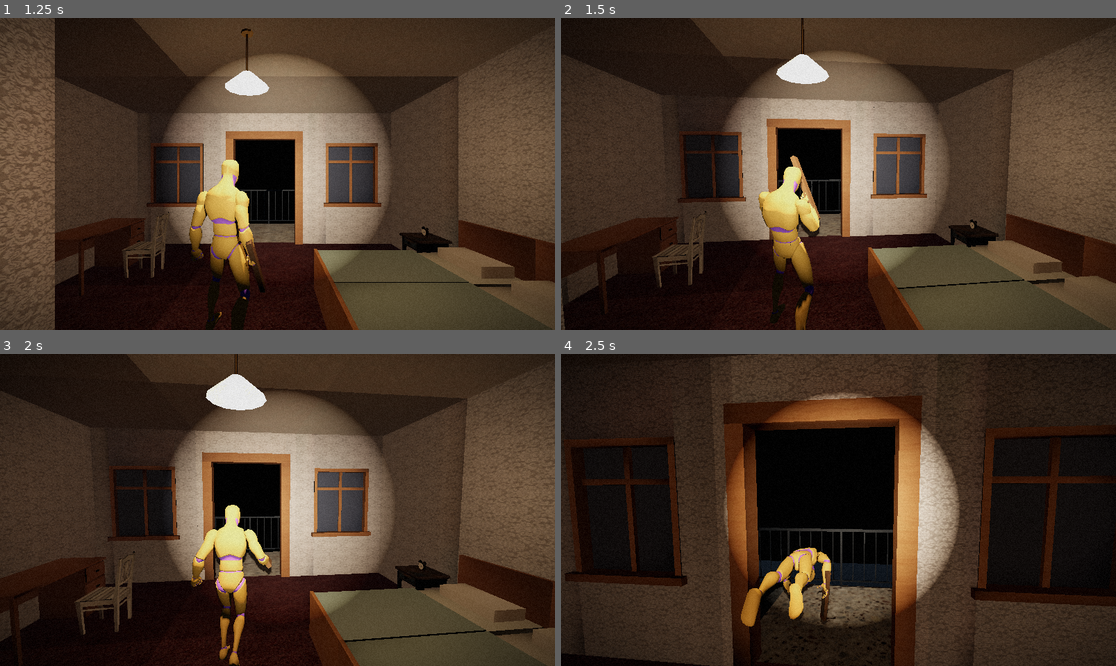
Above: before the commit, frames 1-4 (two rows, left to right).
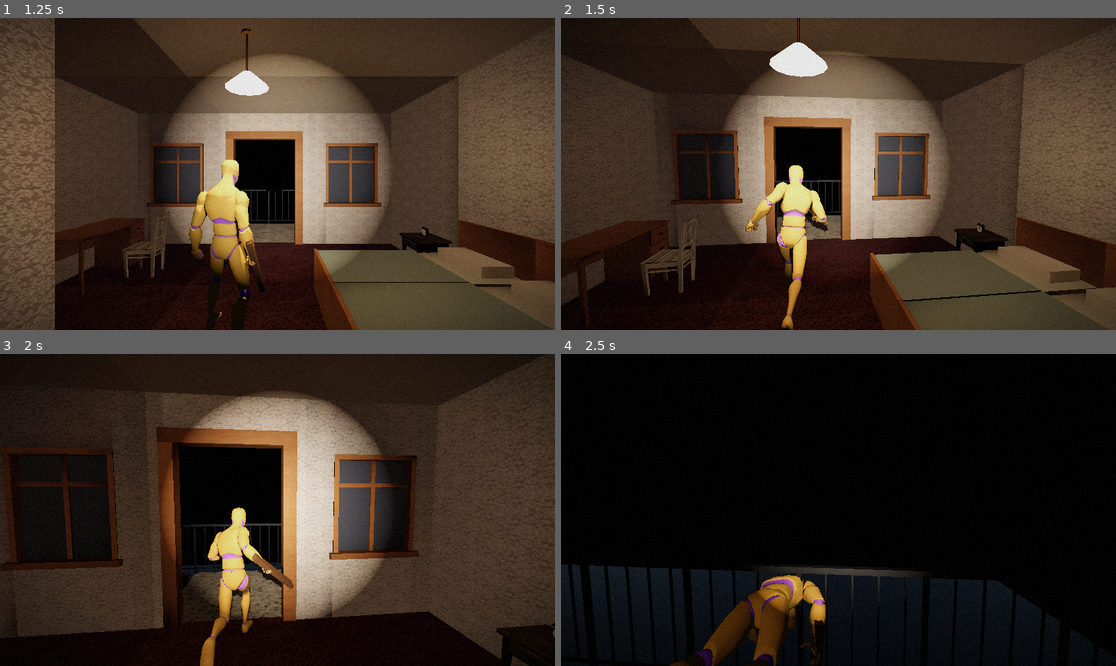
Above: after the commit, the same moments.

Repository: Tarekun/horrorgioco2
Game: Godot game, scene res://scenes/main.tscn
Two runs of this game, one before a commit and one after it. Both use one fixed random seed, a clock stepped at 60 frames per second and the inputs below. Sound files missing from this copy of the repository are replaced by a short silence.
Inputs (mouse positions are in pixels of both pictures, inside the frame that each line leads up to):
- Up to frame 1 (1.25 s): click "New game" at 0.5 s
- Up to frame 2 (1.5 s): tap Enter at 1.25 s; move the mouse to (866, 174) at 1.27 s; hold W (move_forward) from 1.28 s (still down); click (866, 174) at 1.35 s
- Up to frame 3 (2 s): keep holding W (move_forward)
- Up to frame 4 (2.5 s): keep holding W (move_forward); move the mouse to (810, 510) at 2.02 s; tap Space (dodge) at 2.1 s

Frame 1 is identical in both runs. In frame 2, 11% of the frame differs, in the area x 0-100%, y 0-100%; in frame 3, 59%; in frame 4, 68%.

Commit message:
Start the player unarmed (#154)
The player scene no longer holds the plank; the dev levels (combat arena,
test level, graybox) set it as their starting weapon, and tests that need
an armed player give it one.

Co-Authored-By: Claude Opus 5.5 <noreply@anthropic.com>

Diff:
--- a/scenes/levels/combat_test_arena.tscn
+++ b/scenes/levels/combat_test_arena.tscn
@@ -1,6 +1,7 @@
-[gd_scene load_steps=9 format=3]
+[gd_scene load_steps=10 format=3]
 
 [ext_resource type="PackedScene" path="res://scenes/player/player.tscn" id="1"]
+[ext_resource type="Resource" path="res://assets/data/items/wooden_plank.tres" id="starting_weapon"]
 [ext_resource type="PackedScene" path="res://scenes/enemies/training_dummy.tscn" id="2"]
 [ext_resource type="PackedScene" path="res://scenes/enemies/enemy.tscn" id="3"]
 
@@ -39,6 +40,9 @@
 
 [node name="Player" parent="." instance=ExtResource("1")]
 
+[node name="PlayerItems" parent="Player"]
+starting_weapon = ExtResource("starting_weapon")
+
 [node name="TrainingDummy" parent="." instance=ExtResource("2")]
 transform = Transform3D(1, 0, 0, 0, 1, 0, 0, 0, 1, 0, 0, -3)
 
@@ -50,3 +54,5 @@
 
 [node name="Enemy" parent="." instance=ExtResource("3")]
 transform = Transform3D(1, 0, 0, 0, 1, 0, 0, 0, 1, -6, 0, -8)
+
+[editable path="Player"]
--- a/scenes/levels/graybox_level.tscn
+++ b/scenes/levels/graybox_level.tscn
@@ -1,6 +1,7 @@
-[gd_scene load_steps=71 format=3]
+[gd_scene load_steps=72 format=3]
 
 [ext_resource type="PackedScene" path="res://scenes/player/player.tscn" id="1"]
+[ext_resource type="Resource" path="res://assets/data/items/wooden_plank.tres" id="starting_weapon"]
 [ext_resource type="Environment" path="res://assets/data/atmosphere_environment.tres" id="2"]
 [ext_resource type="AudioStream" path="res://assets/audio/ambience_drone.wav" id="3"]
 [ext_resource type="Script" path="res://scripts/audio/ambience_player.gd" id="4"]
@@ -665,6 +666,9 @@
 [node name="Player" parent="." instance=ExtResource("1")]
 transform = Transform3D(1, 0, 0, 0, 1, 0, 0, 0, 1, 0, 0.1, 20)
 
+[node name="PlayerItems" parent="Player"]
+starting_weapon = ExtResource("starting_weapon")
+
 [node name="Enemies" type="Node3D" parent="."]
 
 [node name="EnemyCorridor" parent="Enemies" instance=ExtResource("5")]
@@ -739,3 +743,5 @@
 [node name="FireAxeOffice" parent="Pickups" instance=ExtResource("8")]
 transform = Transform3D(1, 0, 0, 0, 1, 0, 0, 0, 1, -1.8, 0, -7)
 item = ExtResource("14")
+
+[editable path="Player"]
--- a/scenes/levels/test_level.tscn
+++ b/scenes/levels/test_level.tscn
@@ -1,6 +1,7 @@
-[gd_scene load_steps=9 format=3]
+[gd_scene load_steps=10 format=3]
 
 [ext_resource type="PackedScene" path="res://scenes/player/player.tscn" id="1"]
+[ext_resource type="Resource" path="res://assets/data/items/wooden_plank.tres" id="starting_weapon"]
 [ext_resource type="Environment" path="res://assets/data/atmosphere_environment.tres" id="2"]
 
 [ext_resource type="Script" path="res://scripts/audio/ambience_player.gd" id="4"]
@@ -110,3 +111,8 @@
 
 [node name="Player" parent="." instance=ExtResource("1")]
 transform = Transform3D(1, 0, 0, 0, 1, 0, 0, 0, 1, 0, 0.1, 2)
+
+[node name="PlayerItems" parent="Player"]
+starting_weapon = ExtResource("starting_weapon")
+
+[editable path="Player"]
--- a/scenes/player/player.tscn
+++ b/scenes/player/player.tscn
@@ -9,7 +9,6 @@
 [ext_resource type="Script" path="res://scripts/combat/hurtbox.gd" id="6"]
 [ext_resource type="Script" path="res://scripts/combat/player_combat.gd" id="7"]
 [ext_resource type="Script" path="res://scripts/combat/hitbox.gd" id="8"]
-[ext_resource type="Resource" path="res://assets/data/weapons/wooden_plank.tres" id="9"]
 [ext_resource type="Script" path="res://scripts/combat/player_dodge.gd" id="10"]
 [ext_resource type="PackedScene" path="res://scenes/player/flashlight.tscn" id="11"]
 [ext_resource type="PackedScene" path="res://scenes/ui/damage_overlay.tscn" id="12"]
@@ -26,7 +25,6 @@
 [ext_resource type="Script" path="res://scripts/player/player_stamina_cues.gd" id="23"]
 [ext_resource type="PackedScene" path="res://scenes/ui/inventory_screen.tscn" id="24"]
 [ext_resource type="Script" path="res://scripts/player/player_items.gd" id="25"]
-[ext_resource type="Resource" path="res://assets/data/items/wooden_plank.tres" id="26"]
 [ext_resource type="PackedScene" path="res://scenes/ui/save_screen.tscn" id="27"]
 
 [sub_resource type="CapsuleShape3D" id="CapsuleShape3D_1"]
@@ -90,7 +88,6 @@
 
 [node name="PlayerCombat" type="Node" parent="." node_paths=PackedStringArray("player", "stamina_component", "model", "hitbox")]
 script = ExtResource("7")
-weapon = ExtResource("9")
 player = NodePath("..")
 stamina_component = NodePath("../StaminaComponent")
 model = NodePath("../Model")
@@ -128,7 +125,6 @@
 
 [node name="PlayerItems" type="Node" parent="." node_paths=PackedStringArray("player", "health_component", "combat", "inventory_screen")]
 script = ExtResource("25")
-starting_weapon = ExtResource("26")
 player = NodePath("..")
 health_component = NodePath("../HealthComponent")
 combat = NodePath("../PlayerCombat")
--- a/scripts/player/player_items.gd
+++ b/scripts/player/player_items.gd
@@ -6,7 +6,8 @@
 ## the game, using an item is instant and safe.
 ##
 ## Equip on a weapon swaps the weapon PlayerCombat swings. Weapons stay in the
-## inventory whether held or not; the player starts holding `starting_weapon`.
+## inventory whether held or not; the player starts holding `starting_weapon`,
+## or nothing when it is unset (a new game starts unarmed).
 
 class_name PlayerItems
 extends Node
@@ -17,7 +18,8 @@
 ## Shown when a healing item would be wasted.
 const FULL_HEALTH_MESSAGE: String = "You don't need that right now."
 
-## The weapon the player starts with, put in the inventory and equipped.
+## The weapon the player starts with, put in the inventory and equipped. Unset
+## on the player scene, so a new game starts unarmed; test levels set it.
 @export var starting_weapon: ItemData
 
 @export var player: Player
--- a/tests/combat/test_combat_test_arena.gd
+++ b/tests/combat/test_combat_test_arena.gd
@@ -3,6 +3,7 @@
 extends GutTest
 
 const ARENA: PackedScene = preload("res://scenes/levels/combat_test_arena.tscn")
+const PLANK: ItemData = preload("res://assets/data/items/wooden_plank.tres")
 
 
 func after_each() -> void:
@@ -19,3 +20,11 @@
 	assert_eq(get_tree().get_nodes_in_group(&"enemies").size(), 3)
 	var dummy := arena.get_node("TrainingDummy") as TrainingDummy
 	assert_eq(dummy.hurtbox.receive_hit(HitData.create(10.0, player)), 10.0)
+
+
+func test_the_player_starts_armed_with_the_plank() -> void:
+	var arena: Node = ARENA.instantiate()
+	add_child_autofree(arena)
+	var player := arena.get_node("Player") as Player
+	assert_eq(player.items.equipped_weapon, PLANK)
+	assert_eq((player.get_node("PlayerCombat") as PlayerCombat).weapon, PLANK.weapon)
--- a/tests/levels/test_graybox_level.gd
+++ b/tests/levels/test_graybox_level.gd
@@ -65,6 +65,9 @@
 	assert_not_null(spawn)
 	assert_almost_eq(player.global_position.x, spawn.global_position.x, 0.5)
 	assert_almost_eq(player.global_position.z, spawn.global_position.z, 0.5)
+	assert_eq(
+		player.items.equipped_weapon, ItemCatalog.find(&"wooden_plank"), "armed to try combat"
+	)
 
 
 func test_at_least_two_enemies_are_placed() -> void:
--- a/tests/levels/test_save_spot.gd
+++ b/tests/levels/test_save_spot.gd
@@ -8,6 +8,7 @@
 const ENEMY_SCENE: PackedScene = preload("res://scenes/enemies/enemy.tscn")
 const LEVEL_SCENE: PackedScene = preload("res://scenes/levels/graybox_level.tscn")
 const LEVEL_PATH: String = "res://scenes/levels/graybox_level.tscn"
+const PLANK: ItemData = preload("res://assets/data/items/wooden_plank.tres")
 const DIRECTORY: String = "user://test_save_spot"
 
 var _player: Player
@@ -87,6 +88,8 @@
 
 func test_the_save_holds_the_spot_area_and_player() -> void:
 	_player.health_component.take_damage(30.0)
+	_player.inventory.add(PLANK)
+	_player.items.equip(PLANK)
 	SaveSystem.play_time = 90.0
 	SaveSystem.world.record(&"Pickups/Ammo", {"is_collected": true})
 	var save: SaveData = SaveSystem.capture(_player, _spot)
--- a/tests/levels/test_test_level.gd
+++ b/tests/levels/test_test_level.gd
@@ -47,6 +47,9 @@
 	var player := _level.get_node("Player") as Player
 	assert_not_null(player)
 	assert_not_null(player.camera_controller)
+	assert_eq(
+		player.items.equipped_weapon, ItemCatalog.find(&"wooden_plank"), "armed to try combat"
+	)
 	assert_eq(_level.get_node("Outdoors").find_children("*", "FogVolume", true, false).size(), 1)
 
 
--- a/tests/player/test_player_items.gd
+++ b/tests/player/test_player_items.gd
@@ -31,6 +31,13 @@
 ## Sets health to `value` points.
 func _set_health(value: float) -> void:
 	_health.take_damage(_health.current_health - value)
+
+
+func test_the_player_scene_starts_unarmed() -> void:
+	assert_null(_items.starting_weapon)
+	assert_null(_items.equipped_weapon)
+	assert_null(_items.combat.weapon)
+	assert_true(_player.inventory.get_items_in(ItemData.Category.WEAPON).is_empty())
 
 
 func test_the_healing_items_are_defined() -> void:
--- a/tests/player/test_player_items_equip.gd
+++ b/tests/player/test_player_items_equip.gd
@@ -1,4 +1,5 @@
-## Tests for equipping weapons from the inventory.
+## Tests for equipping weapons from the inventory, on a player given the plank
+## to start with (the player scene itself starts unarmed).
 
 extends GutTest
 
@@ -15,8 +16,9 @@
 
 func before_each() -> void:
 	_player = PLAYER_SCENE.instantiate() as Player
+	_items = _player.get_node("PlayerItems") as PlayerItems
+	_items.starting_weapon = PLANK
 	add_child_autofree(_player)
-	_items = _player.get_node("PlayerItems") as PlayerItems
 	_combat = _player.get_node("PlayerCombat") as PlayerCombat
 	_screen = _player.get_node("InventoryScreen") as InventoryScreen
 	await get_tree().process_frame
@@ -35,7 +37,7 @@
 		assert_eq(item.weapon.display_name, item.display_name)
 
 
-func test_the_player_starts_holding_the_plank_from_the_inventory() -> void:
+func test_the_player_starts_holding_the_starting_weapon_from_the_inventory() -> void:
 	assert_eq(_player.inventory.count(PLANK), 1)
 	assert_eq(_items.equipped_weapon, PLANK)
 	assert_eq(_combat.weapon, PLANK.weapon)
--- a/tests/player/test_player_saving.gd
+++ b/tests/player/test_player_saving.gd
@@ -32,12 +32,16 @@
 	var save := SaveData.new()
 	_player.write_save(save)
 	assert_eq(save.player_health, 65.0)
-	assert_eq(
-		save.inventory,
-		{"wooden_plank": 1, "pistol_ammo": 16, "steel_pipe": 1} as Dictionary[String, int]
-	)
+	assert_eq(save.inventory, {"pistol_ammo": 16, "steel_pipe": 1} as Dictionary[String, int])
 	assert_eq(save.equipped_weapon, &"steel_pipe")
 	assert_false(save.is_flashlight_on)
+
+
+func test_an_unarmed_player_saves_no_weapon() -> void:
+	var save := SaveData.new()
+	save.equipped_weapon = &"steel_pipe"
+	_player.write_save(save)
+	assert_eq(save.equipped_weapon, &"")
 
 
 func test_a_lit_flashlight_is_saved_on() -> void:
Not shown: 1 places in scenes/player/player.tscn that only renumber resources
